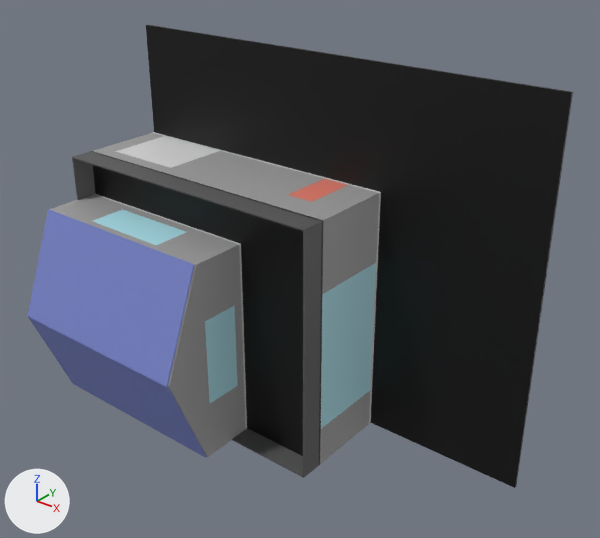
The FBX model Visualization files/smart+home+v2.fbx, before and after one commit.
Camera for both pictures: a 50 mm camera at (1.484, -1.302, 1.125) aimed at (0.563, -0.15, 0.411). Every picture has the same lights, and +X, +Y and +Z are marked at lower left. Where no turn or scale is listed for an object, it has been applied to the vertices.

In view in the first picture: 'Body1', 'Body1.001', 'Body1.003', 'Body1.005', 'Body1.007', 'Body1.008', 'Body1.009', 'Body1.010', 'Body1.011', 'Body1.012', 'Body1.013', 'Body1.014', 'Body1.015', 'Body1.016', 'Body1.017', 'Body1.018', 'Body1.019', 'Body2', 'Body2.002', 'Body2.004', 'Body2.005', 'Body3'.
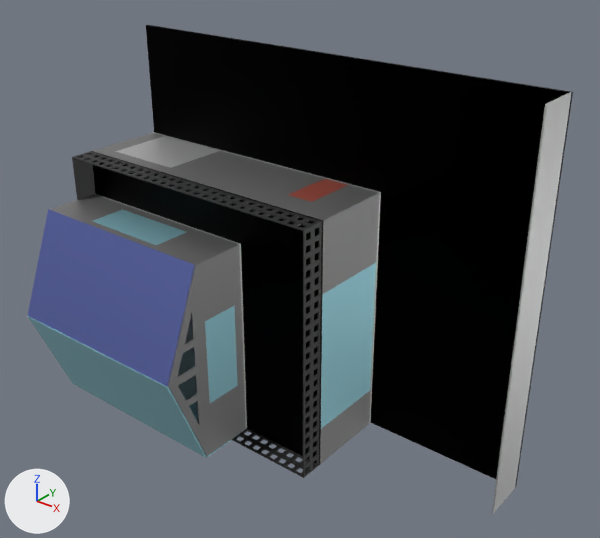
The newer file is also rescaled (x10.0), turned or shifted as a whole; pictures and numbers use the older file's frame.

Patch to the scene script:
```diff
--- a/Visualization files/smart+home+v2.fbx.py
+++ b/Visualization files/smart+home+v2.fbx.py
@@ mat_powder_coat__red @@
 mat_powder_coat__red.roughness = 0.553
+mat_powder_coat__red.metallic = 1.0
@@ mat_glass___window @@
 mat_glass___window.roughness = 0.553
+mat_glass___window.metallic = 1.0
@@ mat_steel___satin @@
 mat_steel___satin.roughness = 0.553
+mat_steel___satin.metallic = 1.0
@@ mat_powder_coat__grey @@
 mat_powder_coat__grey.roughness = 0.553
+mat_powder_coat__grey.metallic = 1.0
@@ mat_powder_coat__dark_grey @@
 mat_powder_coat__dark_grey.roughness = 0.553
+mat_powder_coat__dark_grey.metallic = 1.0
@@ mat_powder_coat__black @@
 mat_powder_coat__black.roughness = 0.553
+mat_powder_coat__black.metallic = 1.0
@@ mat_concrete___tiles @@
 mat_concrete___tiles.roughness = 0.553
+mat_concrete___tiles.metallic = 1.0
@@ mat_powder_coat__blue @@
 mat_powder_coat__blue.roughness = 0.553
+mat_powder_coat__blue.metallic = 1.0
@@ mat_asphalt @@
 mat_asphalt.roughness = 0.553
+mat_asphalt.metallic = 1.0
@@ me_body1_017 @@
 me_body1_017.from_pydata(...)  # 14 vertices, 24 faces; spans x 0.0..0.447, y -0.415..-0.322, z -0.001..0.225
-me_body1_017.materials.append(mat_paint___enamel_glossy__blue)  # blue #7884ca
+me_body1_017.materials.append(mat_glass___window)  # cyan #aee3ee
@@ me_body1_010_1 @@
+me_body1_010_1.from_pydata(...)  # 546 vertices, 1264 faces; spans x 0.647..0.65, y -0.247..-0.197, z 0.0..0.55
+me_body1_010_1.materials.append(mat_powder_coat__black)  # dark grey #585858
@@ me_body1_011_1 @@
+me_body1_011_1.from_pydata(...)  # 662 vertices, 1536 faces; spans x 0.0..0.647, y -0.247..-0.197, z 0.547..0.55
+me_body1_011_1.materials.append(mat_powder_coat__black)  # dark grey #585858
@@ me_body1_019_1 @@
+me_body1_019_1.from_pydata(...)  # 14 vertices, 24 faces; spans x 0.997..1.0, y -0.1..-0.006, z 0.0..0.8
+me_body1_019_1.materials.append(mat_steel___satin)  # light grey #d0d0d0
@@ me_body1_005_1 @@
+me_body1_005_1.from_pydata(...)  # 55 vertices, 122 faces; spans x 0.447..0.45, y -0.412..-0.322, z 0.0..0.45
+me_body1_005_1.materials.append(mat_powder_coat__dark_grey)  # grey #9f9f9f
@@ ob_body1_005 @@
-ob_body1_005 = bpy.data.objects.new('Body1.005', me_body1_005)
-ob_body1_005.location = (0.0, 0.0, 0.0)
@@ ob_body1_010 @@
-ob_body1_010 = bpy.data.objects.new('Body1.010', me_body1_010)
-ob_body1_010.location = (0.0, 0.0, 0.0)
@@ ob_body1_011 @@
-ob_body1_011 = bpy.data.objects.new('Body1.011', me_body1_011)
-ob_body1_011.location = (0.0, 0.0, 0.0)
@@ ob_upper_level_wall_3 @@
+ob_upper_level_wall_3 = bpy.data.objects.new('upper level wall 3', me_body1_010_1)
+ob_upper_level_wall_3.location = (0.0, 0.0, 0.0)
@@ ob_upper_level_wall_2 @@
+ob_upper_level_wall_2 = bpy.data.objects.new('upper level wall 2', me_body1_011_1)
+ob_upper_level_wall_2.location = (0.0, 0.0, 0.0)
@@ ob_yard_wall_mesh @@
+ob_yard_wall_mesh = bpy.data.objects.new('yard wall mesh', me_body1_019_1)
+ob_yard_wall_mesh.location = (0.0, 0.0, 0.0)
@@ ob_roof_tri_front @@
+ob_roof_tri_front = bpy.data.objects.new('roof tri front', me_body1_005_1)
+ob_roof_tri_front.location = (0.0, 0.0, 0.0)
```

Changed parts and their boxes (x1, y1, x2, y2) in the pictures (600 x 538 px):
'Body1.019', surface changed
    both: (146, 25, 573, 488)
'Body1.012', surface changed
    both: (90, 151, 323, 465)
'Body1.016', surface changed
    both: (28, 209, 195, 386)
'yard wall mesh', added
    after: (492, 92, 571, 513)
'Body1.014', surface changed
    both: (321, 263, 376, 429)
'Body1.001', surface changed
    both: (94, 133, 378, 220)
'Body1.017', surface changed, recoloured (blue to cyan)
    both: (28, 316, 206, 458)
'Body1.010', deleted
    before: (303, 221, 322, 478)
'Body1.015', surface changed
    both: (322, 193, 379, 294)
'Body1.005', deleted
    before: (168, 265, 207, 457)
'Body2.002', surface changed
    both: (50, 195, 239, 266)
'upper level wall 3', added
    after: (303, 221, 322, 478)
'Body1.011', deleted
    before: (72, 152, 319, 231)
'roof tri front', added
    after: (168, 265, 207, 457)
'upper level wall 2', added
    after: (72, 152, 319, 231)
'Body2', surface changed
    both: (115, 136, 219, 168)
'Body1.003', surface changed
    both: (93, 209, 186, 245)
'Body2.004', no longer drawn
    before: (232, 428, 303, 477)
'Body1.009', surface changed
    both: (94, 194, 247, 429)
'upper level wall 4', now drawn
    after: (232, 428, 316, 477)
'Body1', surface changed
    both: (288, 179, 347, 202)
'Body1.013', surface changed
    both: (153, 132, 381, 423)
'Body1.004', surface changed
    both: (185, 398, 243, 457)
'Body3', surface changed
    both: (93, 133, 152, 151)
